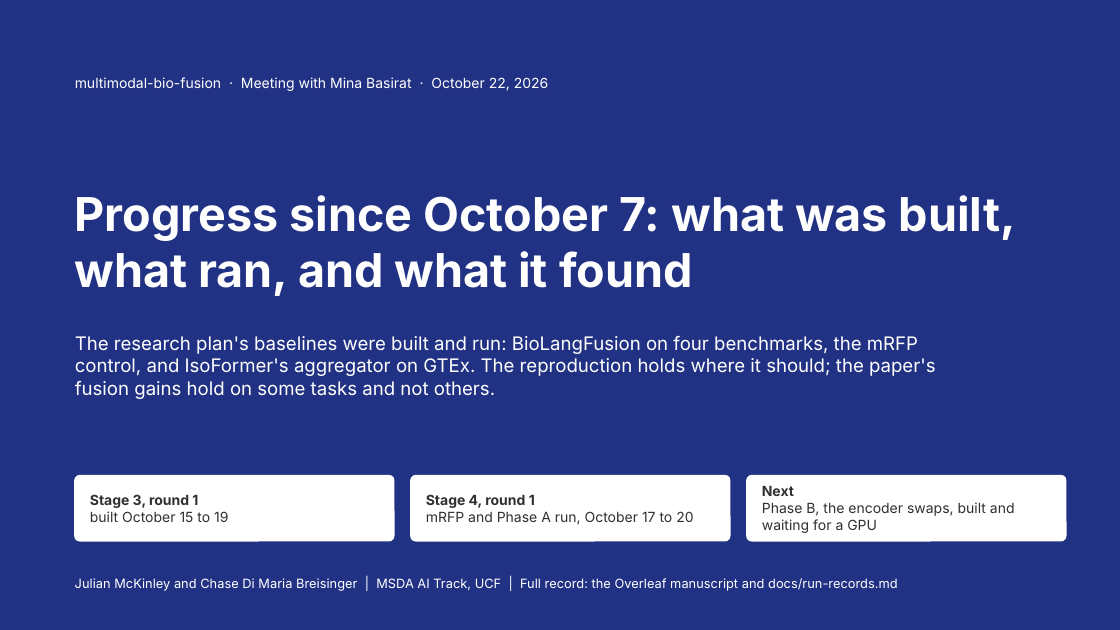
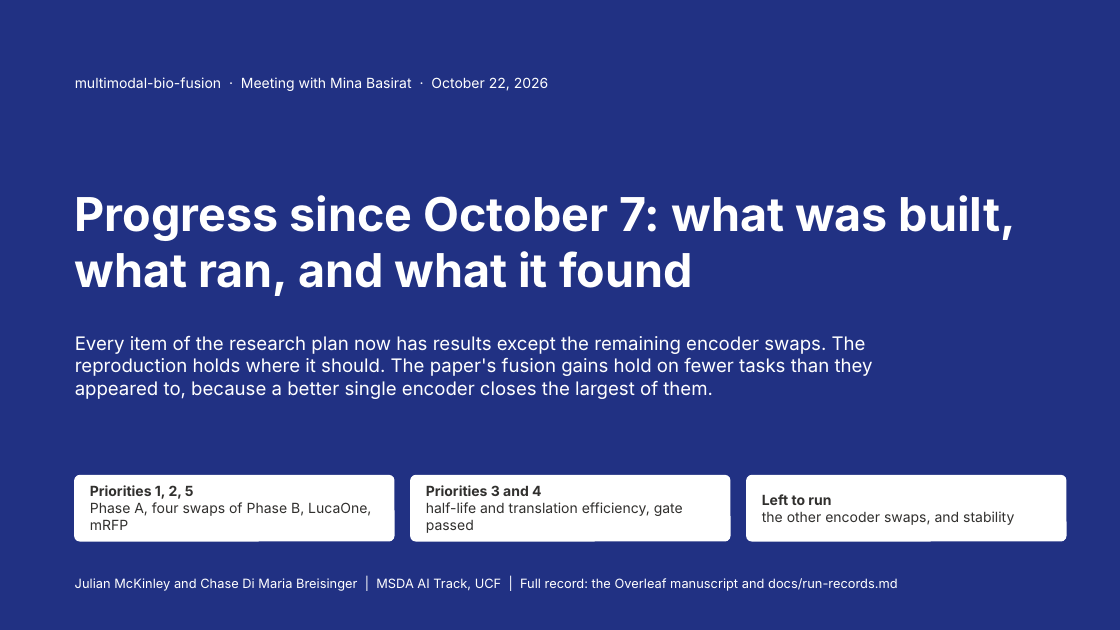
Before and after one commit to jtmckinley4/multimodal-bio-fusion, a slide deck: slide 1 of docs/notes/Slides/Mina_Progress_Slides_2026-10-22.pptx. Drawn at 1120x630 pixels with LibreOffice and Linux fonts; fonts in the diff are those of the drawing. Boxes give left, top, right and bottom in pixels: in the first picture for what was removed or moved away, otherwise in the second. Text is boxed around its words. In the diff, an @@ line names an element or a change of style, - is before the commit and + after.

```diff
--- a/docs/notes/Slides/Mina_Progress_Slides_2026-10-22.pptx
+++ b/docs/notes/Slides/Mina_Progress_Slides_2026-10-22.pptx
@@ text at box(75, 336, 873, 399): text changed @@
-The research plan's baselines were built and run: BioLangFusion on four benchmarks, the mRFP control, and IsoFormer's aggregator on GTEx. The reproduction holds where it should; the paper's fusion gains hold on some tasks and not others.
+Every item of the research plan now has results except the remaining encoder swaps. The reproduction holds where it should. The paper's fusion gains hold on fewer tasks than they appeared to, because a better single encoder closes the largest of them.
@@ text at box(90, 485, 371, 530): text changed @@
-Stage 3, round 1
-built October 15 to 19
+Priorities 1, 2, 5
+Phase A, four swaps of Phase B, LucaOne, mRFP
@@ text at box(426, 485, 683, 533): text changed @@
-Stage 4, round 1
-mRFP and Phase A run, October 17 to 20
+Priorities 3 and 4
+half-life and translation efficiency, gate passed
@@ text at box(762, 494, 1014, 525): text changed @@
-Next
-Phase B, the encoder swaps, built and waiting for a GPU
+Left to run
+the other encoder swaps, and stability
```
Also in this commit, not shown: 4 other slides changed, 3 slides added.
